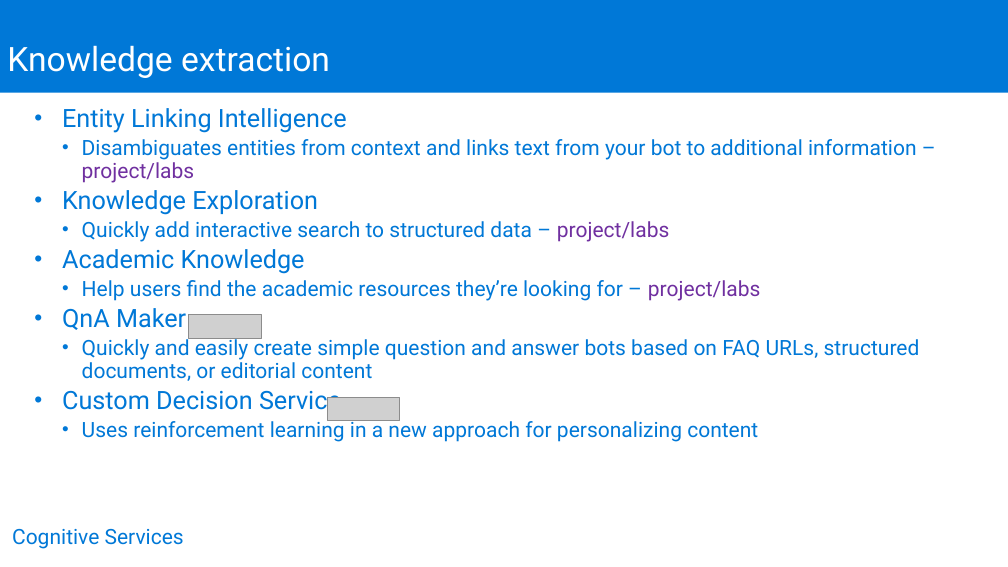
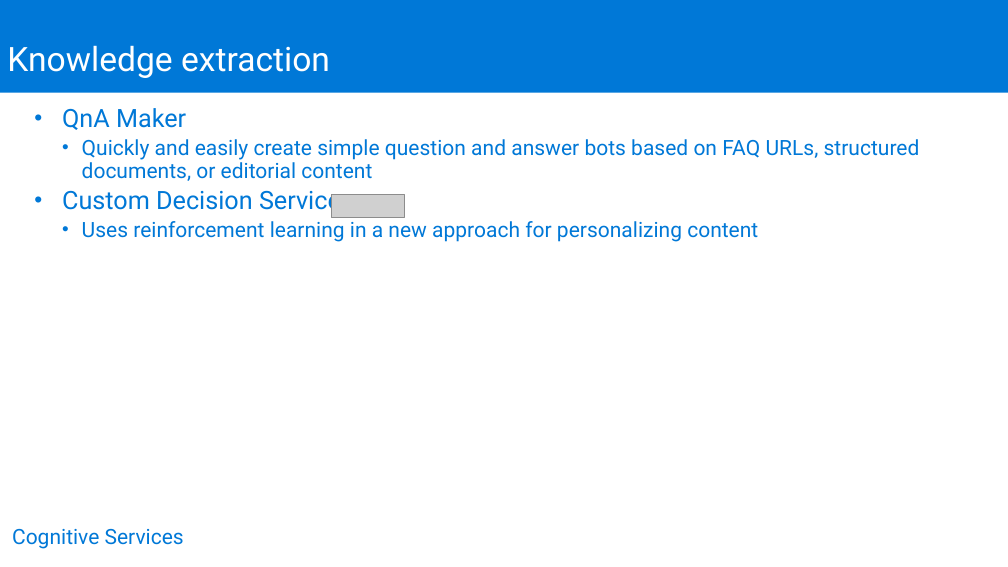
Before and after one commit to joeax/LearnAI-DesigningandArchitectingIntelligentAgents, a slide deck: slide 7 of 05-cognitive_services/resources/slides/IntelligentAgent_05_CognitiveServices_Instructor.pptx. Drawn at 1008x567 pixels with LibreOffice and Linux fonts; fonts in the diff are those of the drawing; grey boxes stand for pictures; background and template pictures are left out. Boxes give left, top, right and bottom in pixels: in the first picture for what was removed or moved away, otherwise in the second. Text is boxed around its words. In the diff, an @@ line names an element or a change of style, - is before the commit and + after.

```diff
--- a/05-cognitive_services/resources/slides/IntelligentAgent_05_CognitiveServices_Instructor.pptx
+++ b/05-cognitive_services/resources/slides/IntelligentAgent_05_CognitiveServices_Instructor.pptx
@@ text at bbox=[62, 108, 917, 301]: paragraphs removed @@
-• Entity Linking Intelligence
-  • Disambiguates entities from context and links text from your bot to additional information – project/labs
-• Knowledge Exploration
-  • Quickly add interactive search to structured data – project/labs
-• Academic Knowledge
-  • Help users find the academic resources they’re looking for – project/labs
@@ picture: place and size @@
-picture at bbox=[327, 397, 400, 420]
+picture at bbox=[332, 194, 405, 218]
@@ picture removed at bbox=[188, 315, 261, 338] @@
```
Also in this commit, not shown: 7 other slides changed, 3 slides added, 1 slide removed, 4 other files.
